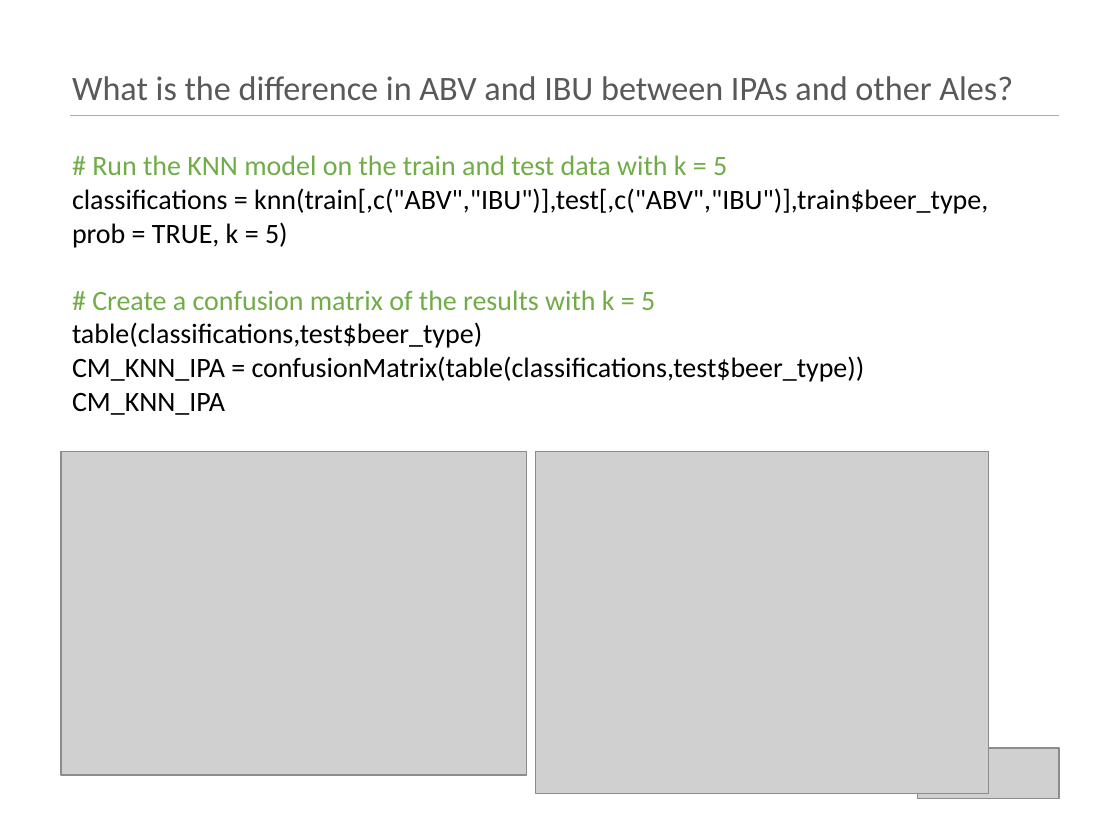
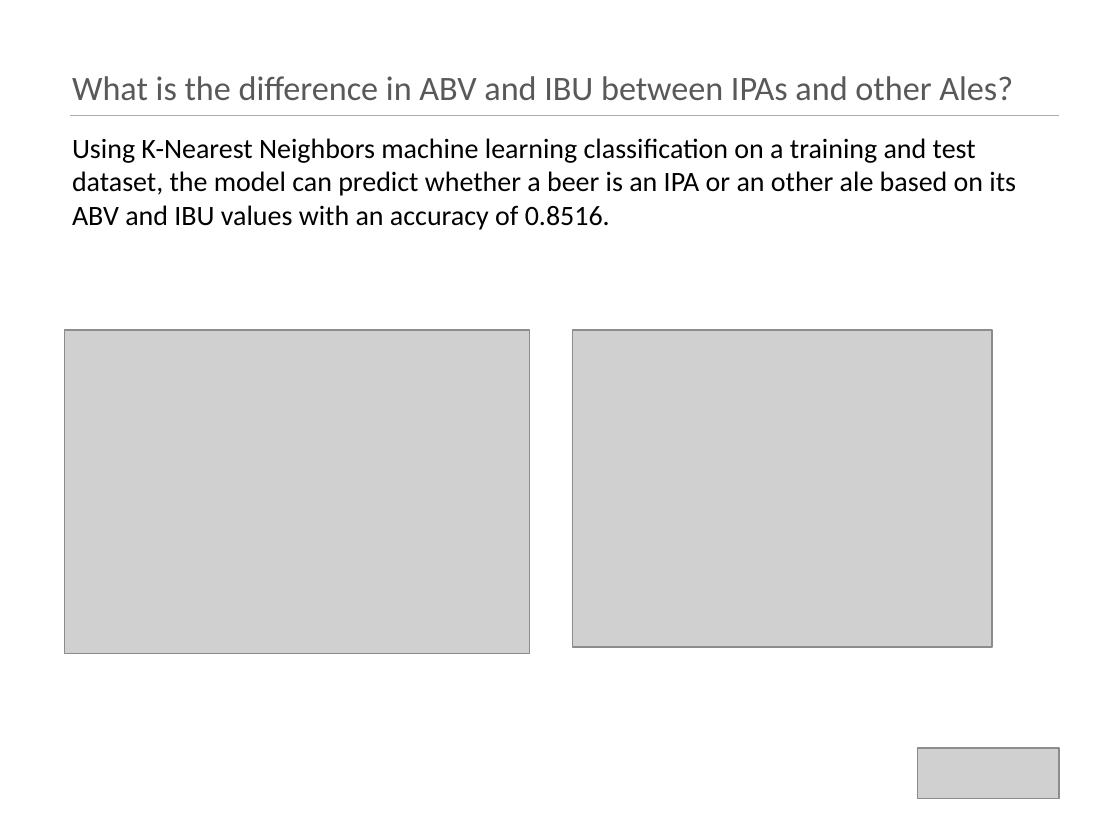
Before and after one commit to kristxh/6306-CaseStudy1-Beer, a slide deck: slide 10 of case_study_1_budweiser.pptx (slide 19 before the commit). Drawn at 1120x840 pixels with LibreOffice and Linux fonts; fonts in the diff are those of the drawing; grey boxes stand for pictures. Boxes give left, top, right and bottom in pixels: in the first picture for what was removed or moved away, otherwise in the second. Text is boxed around its words. In the diff, an @@ line names an element or a change of style, - is before the commit and + after.

```diff
--- a/case_study_1_budweiser.pptx
+++ b/case_study_1_budweiser.pptx
@@ text added at [72,138,1016,230], 18 pt, text #000000 @@
+Using K-Nearest Neighbors machine learning classification on a training and test dataset, the model can predict whether a beer is an IPA or an other ale based on its ABV and IBU values with an accuracy of 0.8516.
@@ text removed at [72,155,988,415] @@
-# Run the KNN model on the train and test data with k = 5
-classifications = knn(train[,c("ABV","IBU")],test[,c("ABV","IBU")],train$beer_type, prob = TRUE, k = 5)
-# Create a confusion matrix of the results with k = 5
-table(classifications,test$beer_type)
-CM_KNN_IPA = confusionMatrix(table(classifications,test$beer_type))
-CM_KNN_IPA
@@ picture: place and size @@
-picture at [60,451,525,775]
+picture at [65,330,530,654]
@@ picture: place and size @@
-picture at [535,451,988,793]
+picture at [572,330,992,647]
```
Also in this commit, not shown: 12 other slides changed, 9 slides removed.
